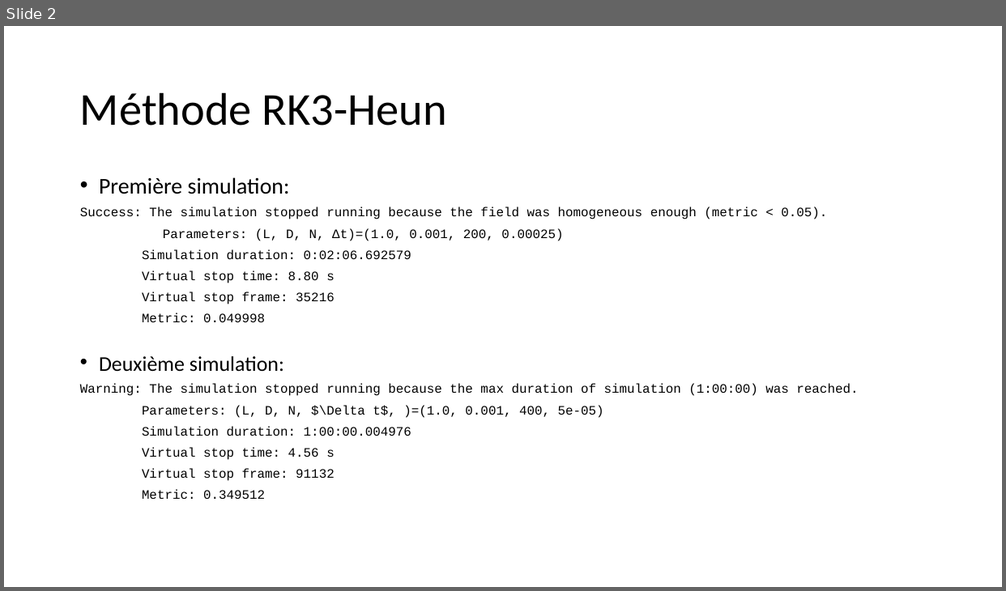
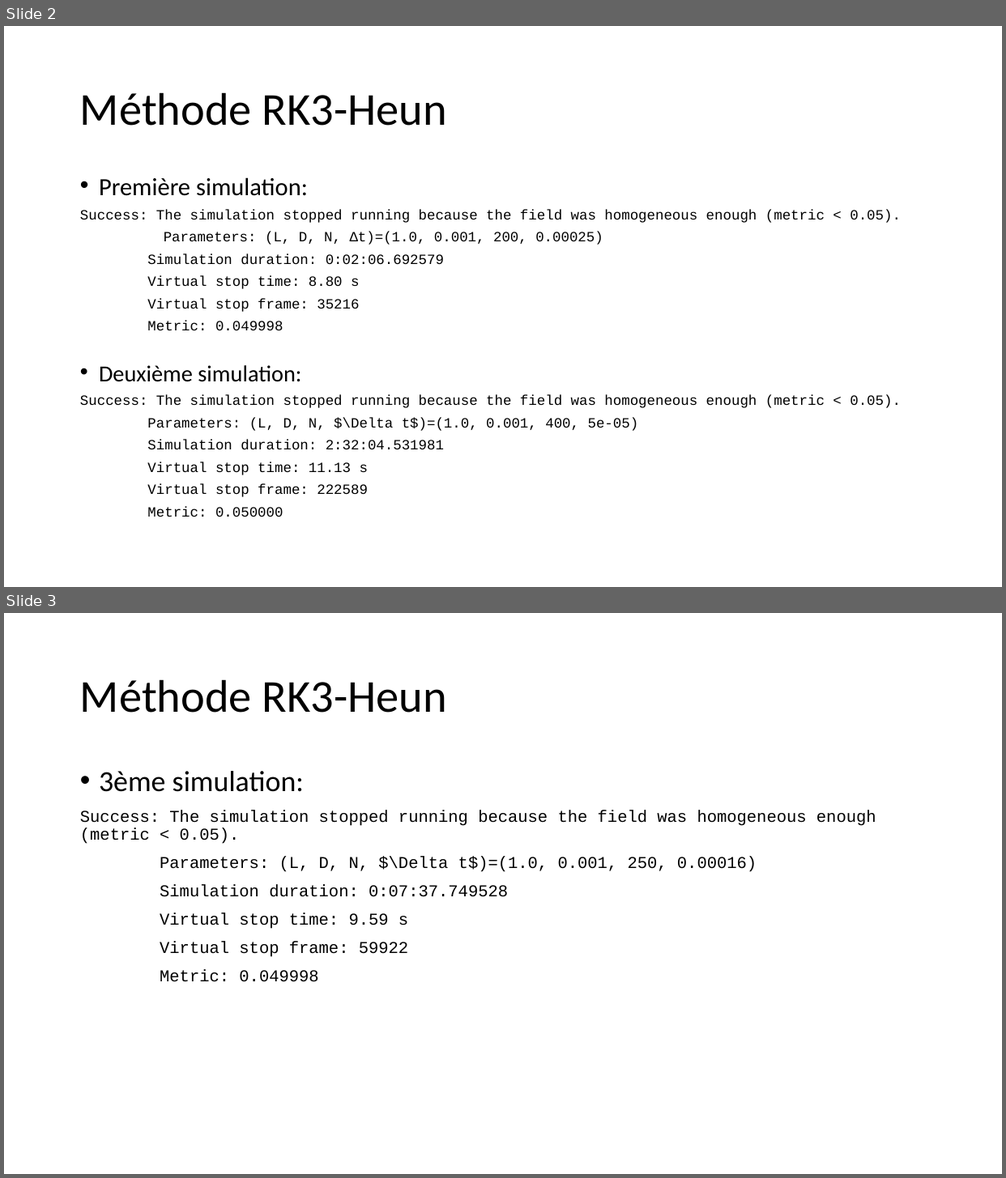
Before and after one commit to Tranchant2001/TC5, a slide deck: Résultats projet n°1.pptx. Shown one above the other, each under a label of ours: slide 2 before the commit, slides 2 and 3 after it. The pictures are 1006x591 and 1006x1178 pixels, drawn with LibreOffice and Linux fonts; fonts in the diff are those of the drawing. Boxes give left, top, right and bottom in pixels: in the first picture for what was removed or moved away, otherwise in the second. Text is boxed around its words. In the diff, an @@ line names an element or a change of style, - is before the commit and + after.

Commit message:
2 simulations with RK3.
Results synthsized within the ppt file. But no convergence of the result observed.The RK method costs too much time to pursue thinner grid simulations. To be continued...

```diff
--- a/Résultats projet n°1.pptx
+++ b/Résultats projet n°1.pptx
@@ slide 3 added at (4, 613, 1002, 1174), background #FFFFFF @@
@@ title added at (80, 679, 447, 713), 44 pt, text #000000 @@
+Méthode RK3-Heun
@@ text added at (80, 771, 876, 982), 16 pt, text #000000 @@
+• 3ème simulation:
+Success: The simulation stopped running because the field was homogeneous enough (metric < 0.05).
+Parameters: (L, D, N, $\Delta t$)=(1.0, 0.001, 250, 0.00016)
+Simulation duration: 0:07:37.749528
+Virtual stop time: 9.59 s
+Virtual stop frame: 59922
+Metric: 0.049998
@@ slide 2 changed as well @@
@@ text at (80, 177, 901, 382): size 21.7 to 23.8 pt in "Première simulation:"; size 12.4 to 13.6 pt in "Success: The simulation stopped running because the ...", "Parameters: (L, D, N, Δt)=(1.0, 0.001, 200, ...", "Simulation duration: 0:02:06.692579", "Virtual stop time: 8.80 s" and 2 more places; size 20.1 to 22.1 pt in "Deuxième simulation:" @@
@@ text at (80, 395, 901, 517): text changed; size 12.4 to 13.6 pt @@
-Warning: The simulation stopped running because the max duration of simulation (1:00:00) was reached.
-Parameters: (L, D, N, $\Delta t$, )=(1.0, 0.001, 400, 5e-05)
-Simulation duration: 1:00:00.004976
-Virtual stop time: 4.56 s
-Virtual stop frame: 91132
-Metric: 0.349512
+Success: The simulation stopped running because the field was homogeneous enough (metric < 0.05).
+Parameters: (L, D, N, $\Delta t$)=(1.0, 0.001, 400, 5e-05)
+Simulation duration: 2:32:04.531981
+Virtual stop time: 11.13 s
+Virtual stop frame: 222589
+Metric: 0.050000
```
Also in this commit, not shown: 1 other slide changed, 1 other file.
